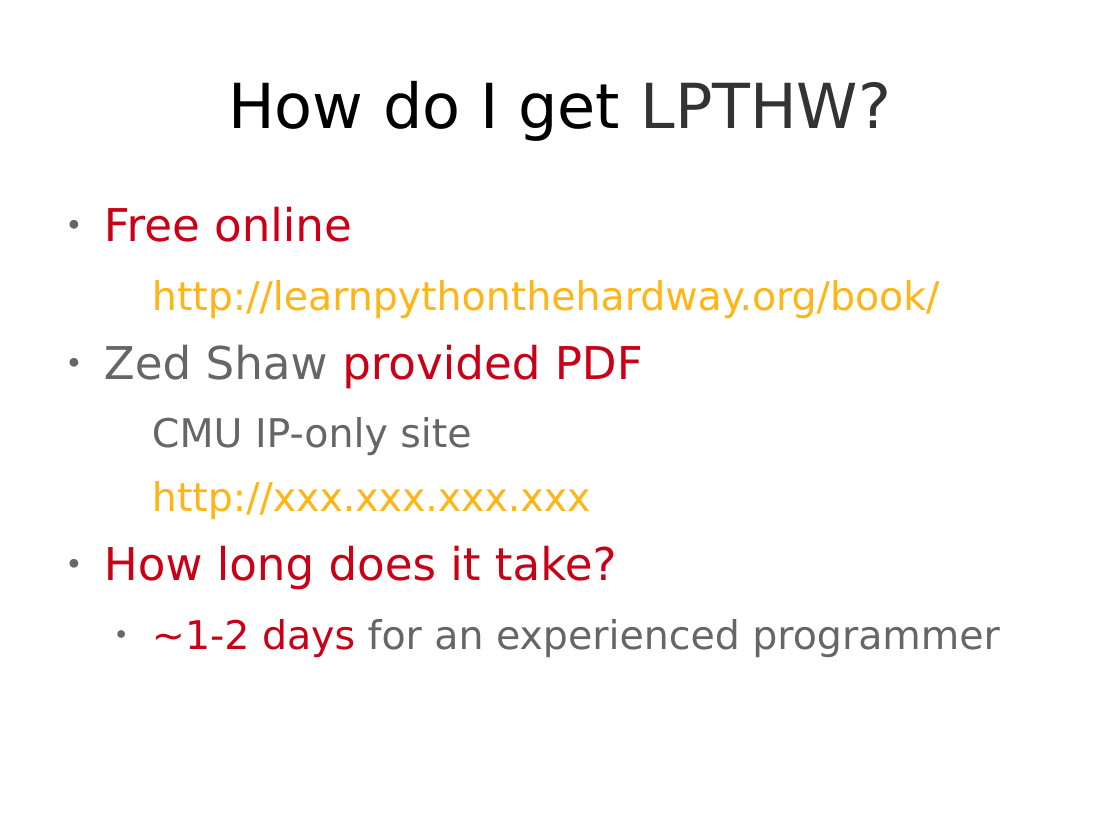
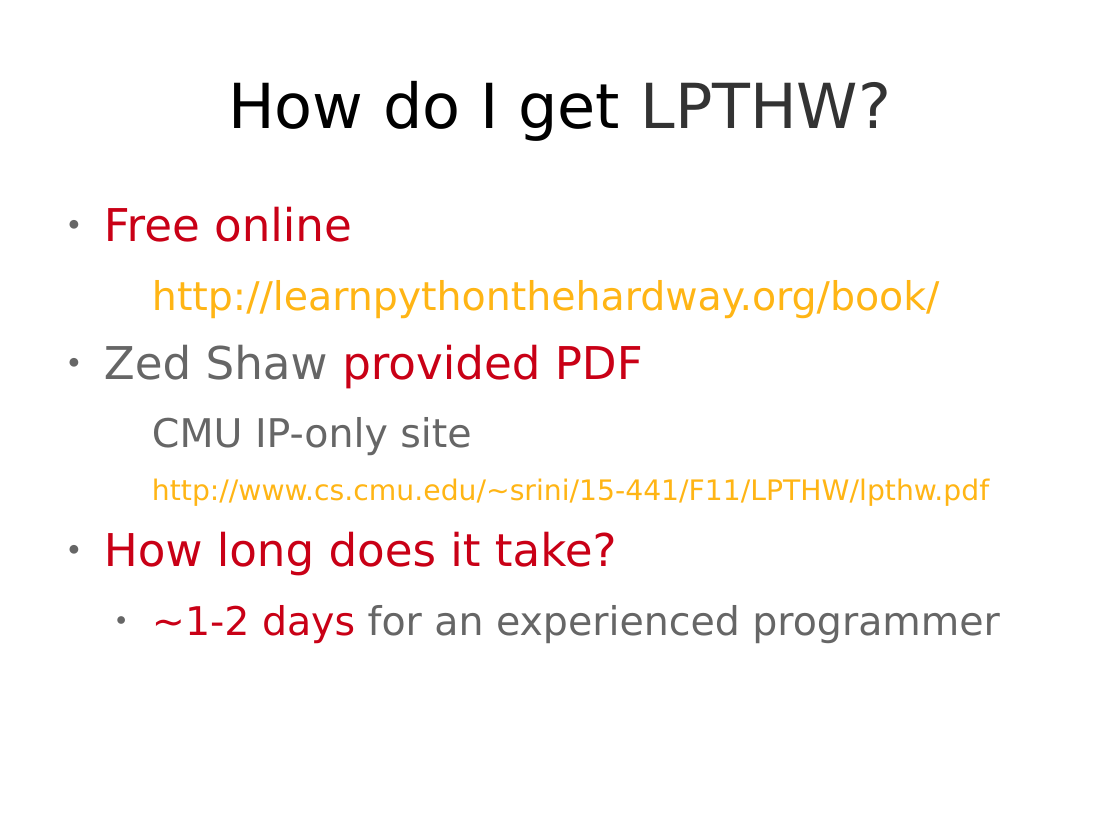
Before and after one commit to theonewolf/15-441-Recitation-Sessions, a slide deck: slide 55 of recitation4/src/recitation4.odp (slide 53 before the commit). Drawn at 1120x840 pixels with LibreOffice and Linux fonts; fonts in the diff are those of the drawing. Boxes give left, top, right and bottom in pixels: in the first picture for what was removed or moved away, otherwise in the second. Text is boxed around its words. In the diff, an @@ line names an element or a change of style, - is before the commit and + after.

```diff
--- a/recitation4/src/recitation4.odp
+++ b/recitation4/src/recitation4.odp
@@ text at (152, 478, 989, 506): text changed; size 28 to 20 pt @@
-  http://xxx.xxx.xxx.xxx
+  http://www.cs.cmu.edu/~srini/15-441/F11/LPTHW/lpthw.pdf
```
Also in this commit, not shown: 2 slides added, 1 other file.
